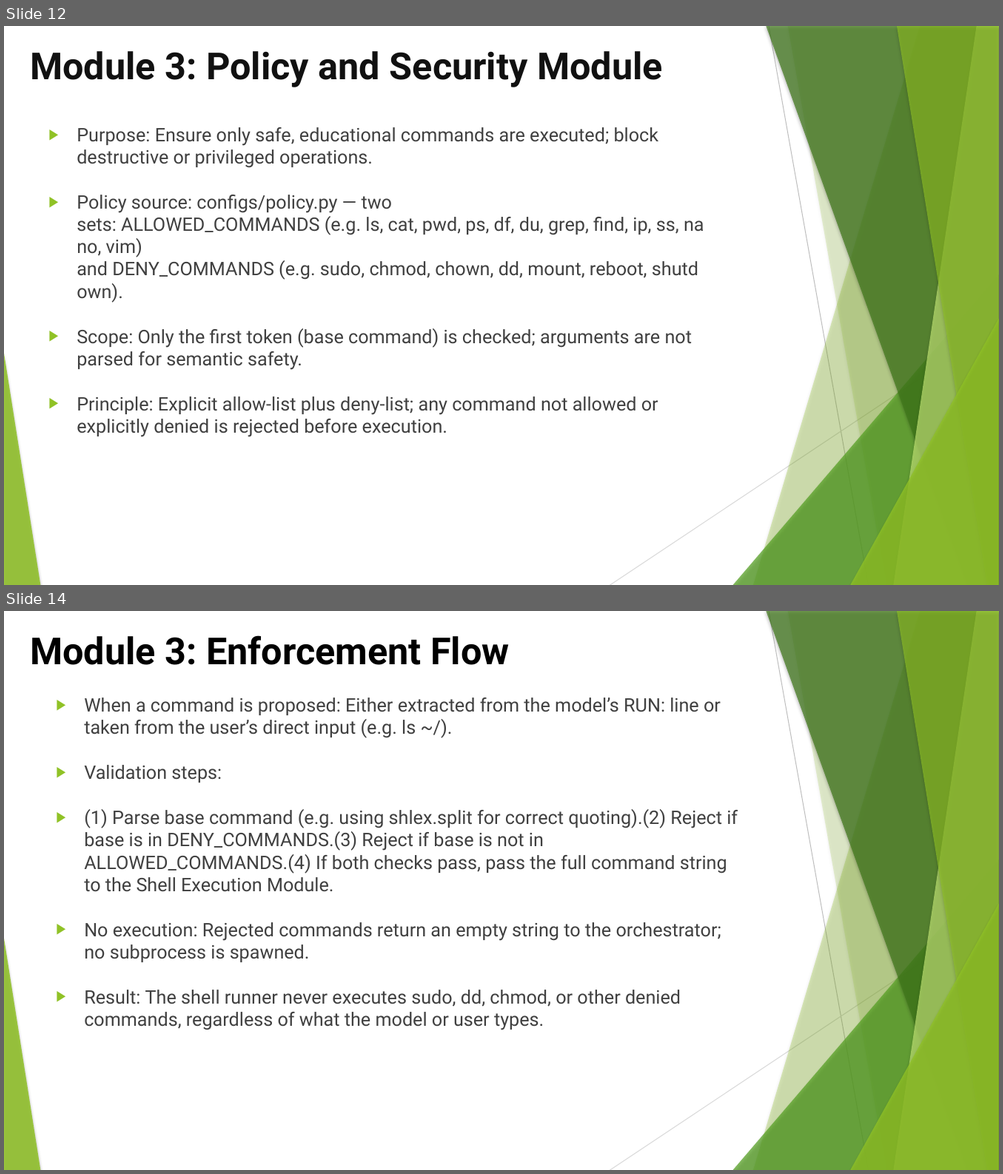
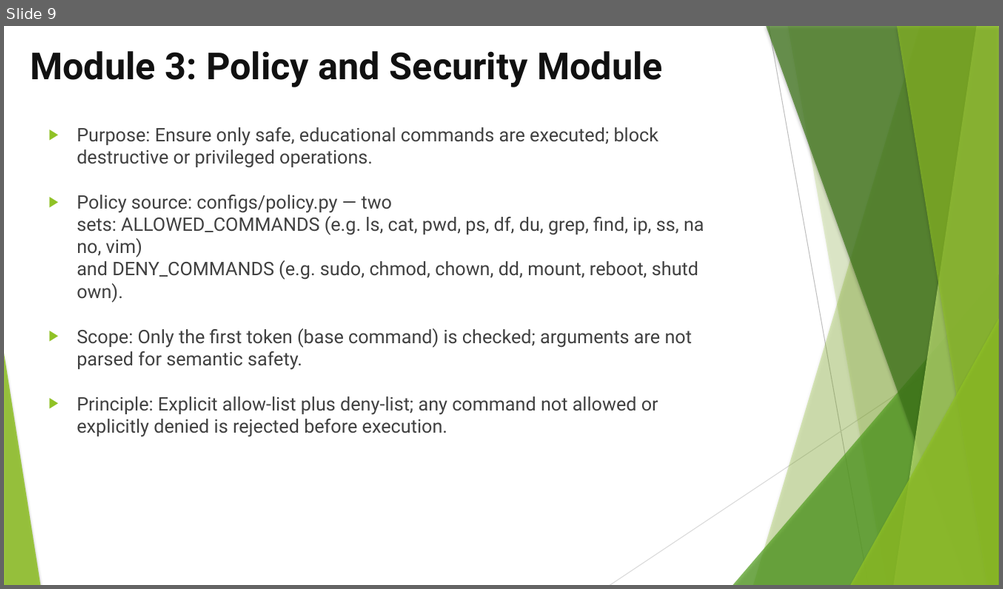
Before and after one commit to SridharanThangaraji/penguide, a slide deck: Team-13.pptx. Shown one above the other, each under a label of ours: slides 12 and 14 before the commit, slide 9 after it; the slides between them are not shown. The pictures are 1003x1174 and 1003x589 pixels, drawn with LibreOffice and Linux fonts; fonts in the diff are those of the drawing. Boxes give left, top, right and bottom in pixels: in the first picture for what was removed or moved away, otherwise in the second. Text is boxed around its words. In the diff, an @@ line names an element or a change of style, - is before the commit and + after.

```diff
--- a/Team-13.pptx
+++ b/Team-13.pptx
@@ slide 14 removed at [4, 611, 999, 1170], background #FFFFFF; not listed: 10 template elements that a slide beside it also shows @@
@@ title removed at [30, 635, 509, 665] @@
-Module 3: Enforcement Flow
@@ text removed at [84, 698, 737, 1031] @@
-▶ When a command is proposed: Either extracted from the model’s RUN: line or taken from the user’s direct input (e.g. ls ~/).
-▶ Validation steps:
-▶ (1) Parse base command (e.g. using shlex.split for correct quoting).(2) Reject if base is in DENY_COMMANDS.(3) Reject if base is not in ALLOWED_COMMANDS.(4) If both checks pass, pass the full command string to the Shell Execution Module.
-▶ No execution: Rejected commands return an empty string to the orchestrator; no subprocess is spawned.
-▶ Result: The shell runner never executes sudo, dd, chmod, or other denied commands, regardless of what the model or user types.
@@ what was slide 12 is now slide 9 @@
```
Also in this commit, not shown: 6 slides added, 5 other slides removed, 1 other file.
